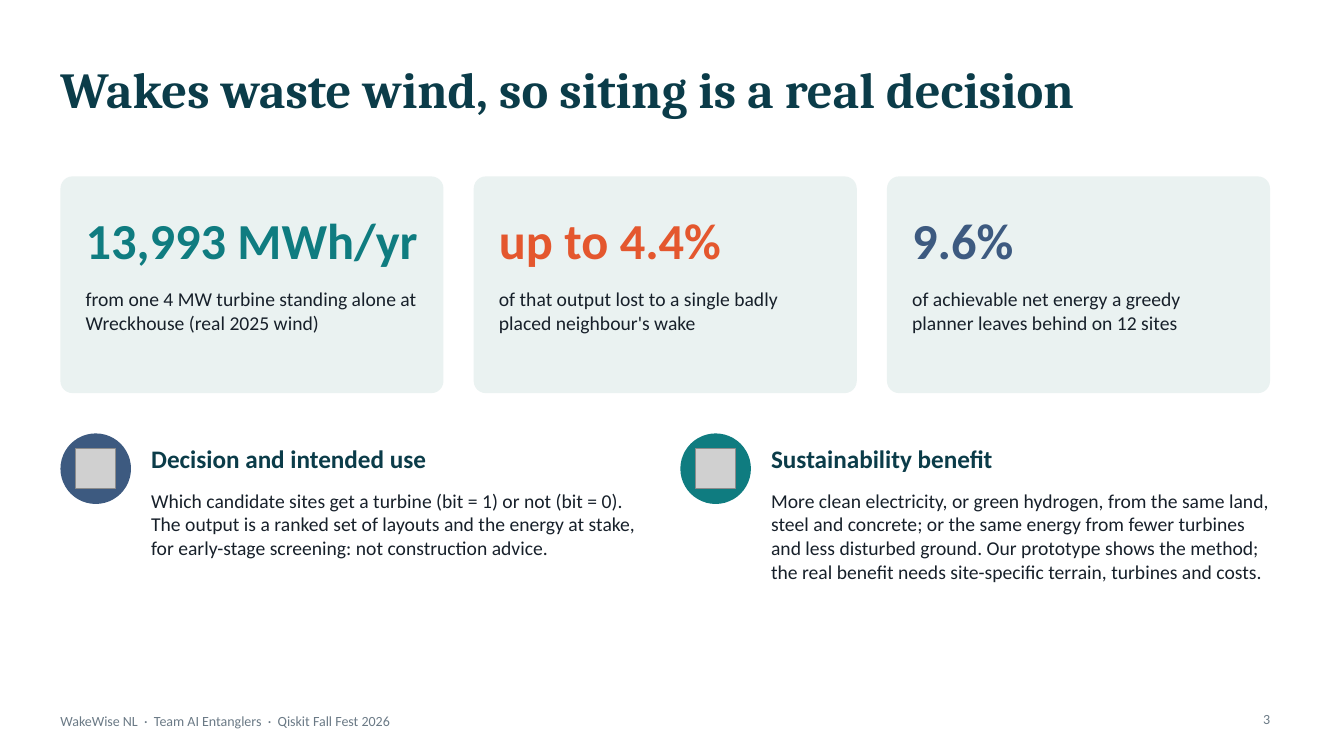
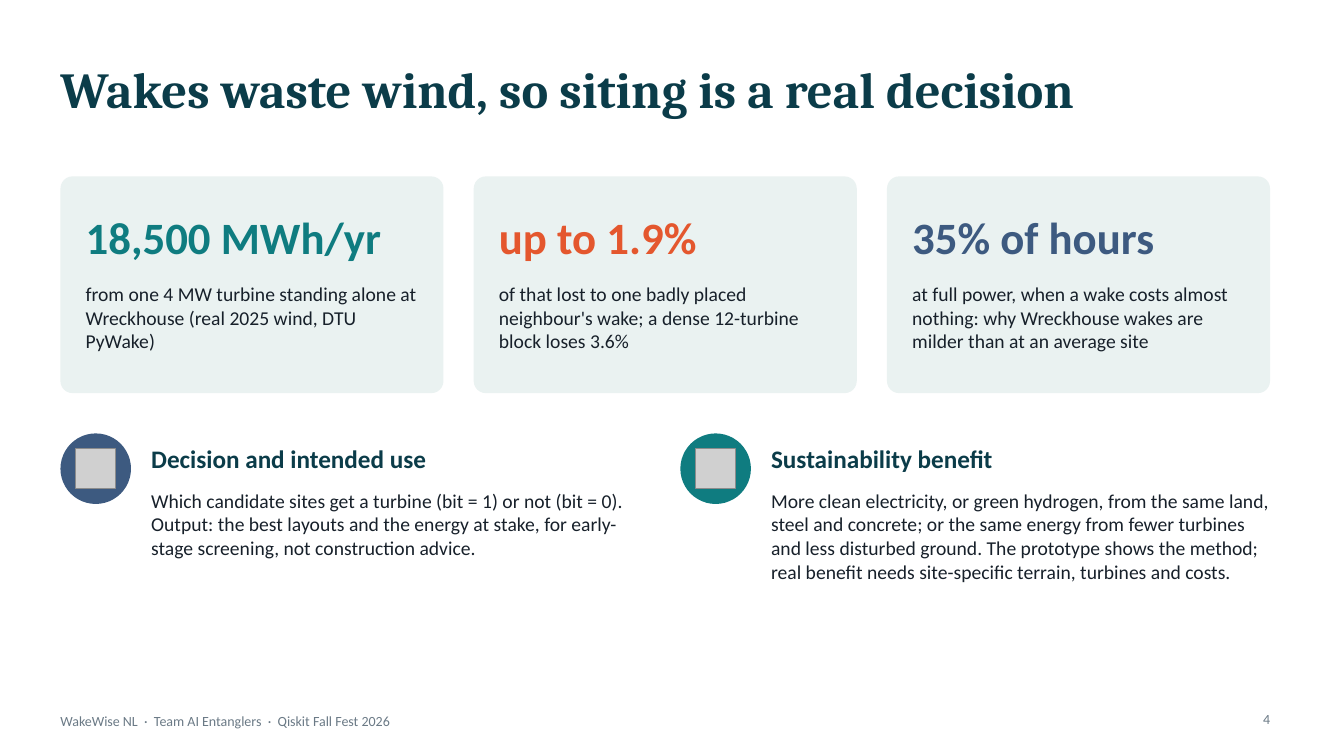
Before and after one commit to mrw-soumik/Qiskit-AI-Entanglers-, a slide deck: slide 4 of slides/WakeWise_NL_AI_Entanglers.pptx (slide 3 before the commit). Drawn at 1344x756 pixels with LibreOffice and Linux fonts; fonts in the diff are those of the drawing; grey boxes stand for pictures. Boxes give left, top, right and bottom in pixels: in the first picture for what was removed or moved away, otherwise in the second. Text is boxed around its words. In the diff, an @@ line names an element or a change of style, - is before the commit and + after.

```diff
--- a/slides/WakeWise_NL_AI_Entanglers.pptx
+++ b/slides/WakeWise_NL_AI_Entanglers.pptx
@@ text at (x1=86, y1=222, x2=381, y2=261): text changed; size 36 to 32 pt @@
-13,993 MWh/yr
+18,500 MWh/yr
@@ text at (x1=499, y1=223, x2=696, y2=261): text changed; size 36 to 32 pt @@
-up to 4.4%
+up to 1.9%
@@ text at (x1=912, y1=222, x2=1154, y2=255): text changed; size 36 to 32 pt @@
-9.6%
+35% of hours
@@ text at (x1=86, y1=287, x2=416, y2=351): text changed @@
-from one 4 MW turbine standing alone at Wreckhouse (real 2025 wind)
+from one 4 MW turbine standing alone at Wreckhouse (real 2025 wind, DTU PyWake)
@@ text at (x1=499, y1=287, x2=798, y2=348): text changed @@
-of that output lost to a single badly placed neighbour's wake
+of that lost to one badly placed neighbour's wake; a dense 12-turbine block loses 3.6%
@@ text at (x1=912, y1=287, x2=1228, y2=352): text changed @@
-of achievable net energy a greedy planner leaves behind on 12 sites
+at full power, when a wake costs almost nothing: why Wreckhouse wakes are milder than at an average site
@@ text at (x1=151, y1=494, x2=623, y2=559): text changed @@
-Which candidate sites get a turbine (bit = 1) or not (bit = 0). The output is a ranked set of layouts and the energy at stake, for early-stage screening: not construction advice.
+Which candidate sites get a turbine (bit = 1) or not (bit = 0). Output: the best layouts and the energy at stake, for early-stage screening, not construction advice.
@@ text at (x1=771, y1=494, x2=1268, y2=582): text changed @@
-More clean electricity, or green hydrogen, from the same land, steel and concrete; or the same energy from fewer turbines and less disturbed ground. Our prototype shows the method; the real benefit needs site-specific terrain, turbines and costs.
+More clean electricity, or green hydrogen, from the same land, steel and concrete; or the same energy from fewer turbines and less disturbed ground. The prototype shows the method; real benefit needs site-specific terrain, turbines and costs.
@@ page number at (x1=1263, y1=715, x2=1270, y2=724): text changed @@
-3
+4
```
Also in this commit, not shown: 10 other slides changed, 2 slides added, 11 other files.
